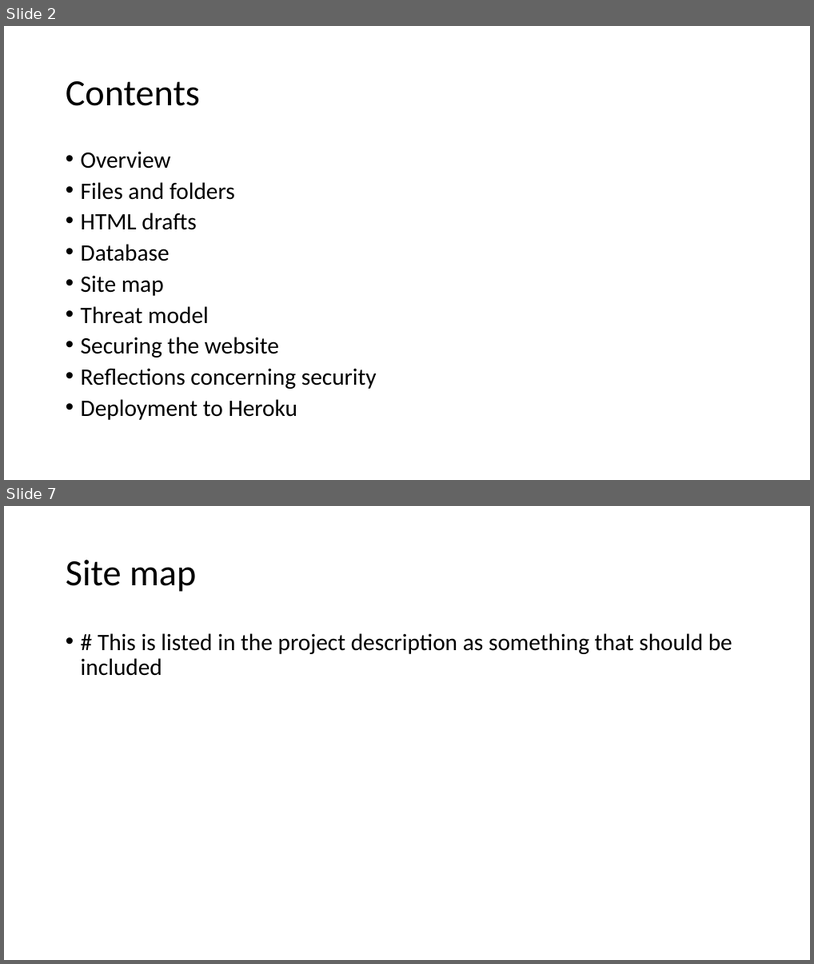
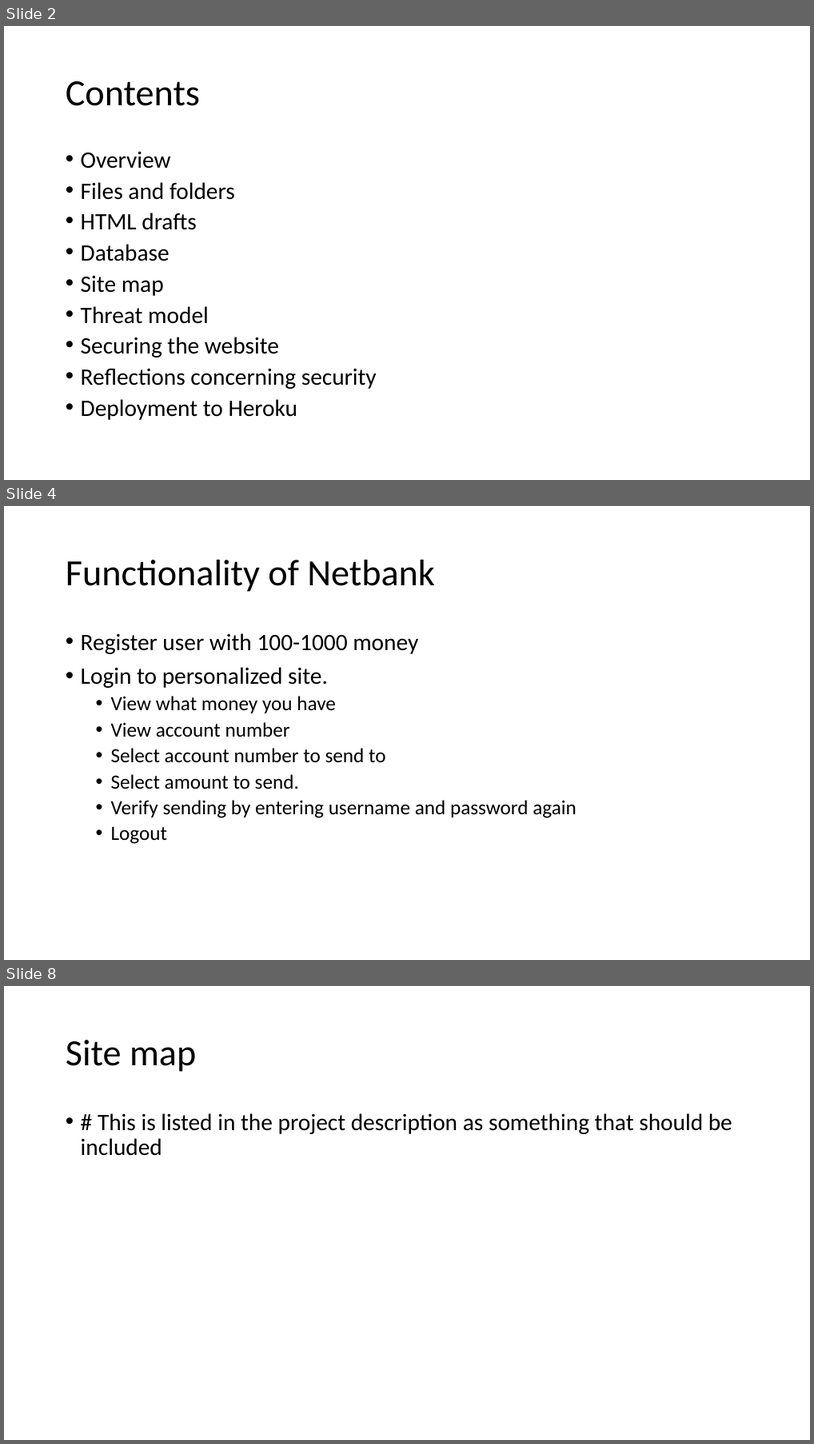
Before and after one commit to jkunnas58/dat250_netbank_fall_2020, a slide deck: Project_report_group_9.pptx. Shown one above the other, each under a label of ours: slides 2 and 7 before the commit, slides 2, 4 and 8 after it; the slides between them are not shown. The pictures are 814x964 and 814x1444 pixels, drawn with LibreOffice and Linux fonts; fonts in the diff are those of the drawing. Boxes give left, top, right and bottom in pixels: in the first picture for what was removed or moved away, otherwise in the second. Text is boxed around its words. In the diff, an @@ line names an element or a change of style, - is before the commit and + after.

Commit message:
upgraded password security and .pptx report update

```diff
--- a/Project_report_group_9.pptx
+++ b/Project_report_group_9.pptx
@@ slide 4 added at (4,506,810,960), background #FFFFFF @@
@@ title added at (66,560,435,592), 44 pt, text #000000 @@
+Functionality of Netbank
@@ text added at (81,633,577,844), 24 pt, text #000000 @@
+• Register user with 100-1000 money
+• Login to personalized site.
+  • View what money you have
+  • View account number
+  • Select account number to send to
+  • Select amount to send.
+  • Verify sending by entering username and password again
+  • Logout
@@ what was slide 7 is now slide 8 @@
```
Also in this commit, not shown: 10 slides changed, 1 other slide added, 1 slide removed, 1 other file.
